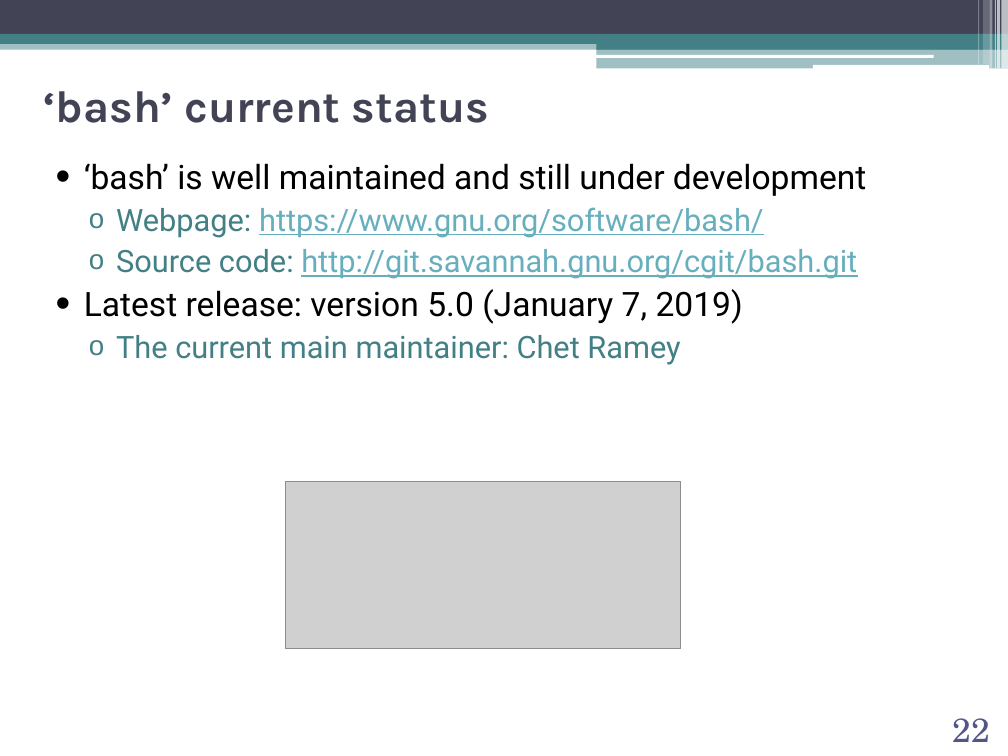
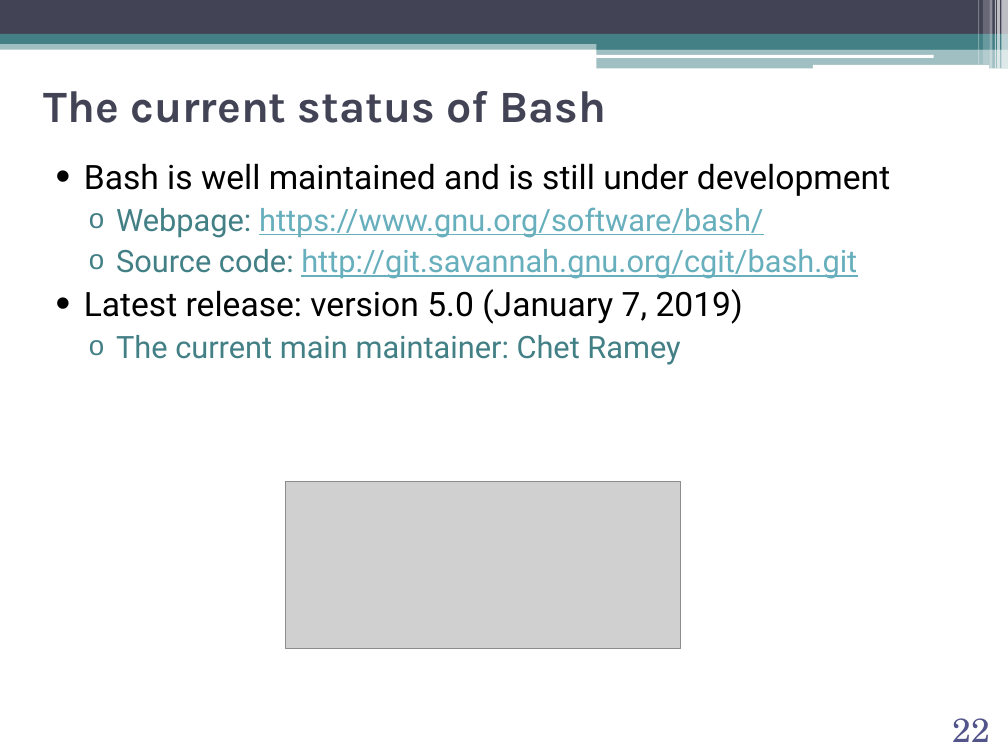
Before and after one commit to abilandz/PH8124, a slide deck: slide 22 of Lecture_1/ABilandzic_PH8124_SS2020_0c.pptx. Drawn at 1008x756 pixels with LibreOffice and Linux fonts; fonts in the diff are those of the drawing; grey boxes stand for pictures; background and template pictures are left out. Boxes give left, top, right and bottom in pixels: in the first picture for what was removed or moved away, otherwise in the second. Text is boxed around its words. In the diff, an @@ line names an element or a change of style, - is before the commit and + after.

```diff
--- a/Lecture_1/ABilandzic_PH8124_SS2020_0c.pptx
+++ b/Lecture_1/ABilandzic_PH8124_SS2020_0c.pptx
@@ title at (44,91,606,123): text changed @@
-‘bash’ current status
+The current status of Bash
@@ text at (84,163,890,196): text changed @@
-• ‘bash’ is well maintained and still under development
+• Bash is well maintained and is still under development
```
Also in this commit, not shown: 16 other slides changed, 3 other files.
